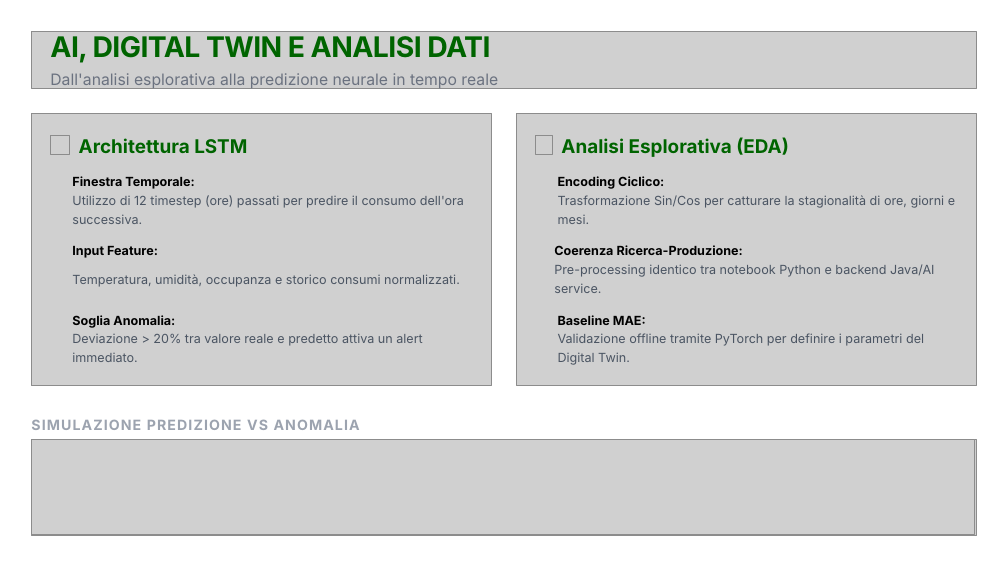
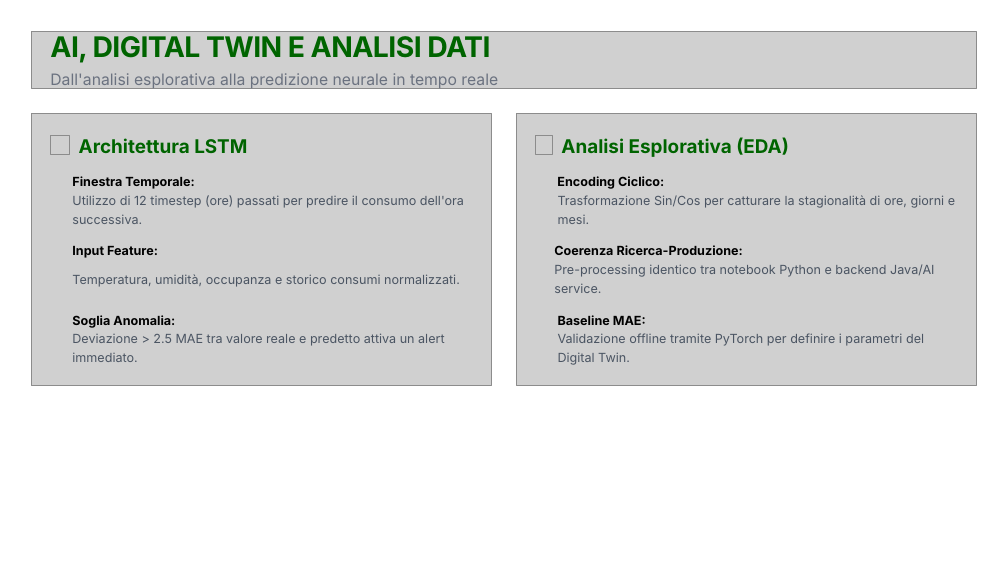
Before and after one commit to nameisalfio/nexus-energy-ds, a slide deck: slide 7 of Nexus Energy Distributed Service.pptx. Drawn at 1008x567 pixels with LibreOffice and Linux fonts; fonts in the diff are those of the drawing; grey boxes stand for pictures; background and template pictures are left out. Boxes give left, top, right and bottom in pixels: in the first picture for what was removed or moved away, otherwise in the second. Text is boxed around its words. In the diff, an @@ line names an element or a change of style, - is before the commit and + after.

```diff
--- a/Nexus Energy Distributed Service.pptx
+++ b/Nexus Energy Distributed Service.pptx
@@ text at (72,333,444,362): text changed @@
-Deviazione > 20% tra valore reale e predetto attiva un alert immediato.
+Deviazione > 2.5 MAE tra valore reale e predetto attiva un alert immediato.
@@ text removed at (31,419,360,430) @@
-SIMULAZIONE PREDIZIONE VS ANOMALIA
@@ picture removed at (32,439,977,535) @@
@@ picture removed at (32,439,975,534) @@
```
Also in this commit, not shown: 8 other slides changed, 1 slide added.
